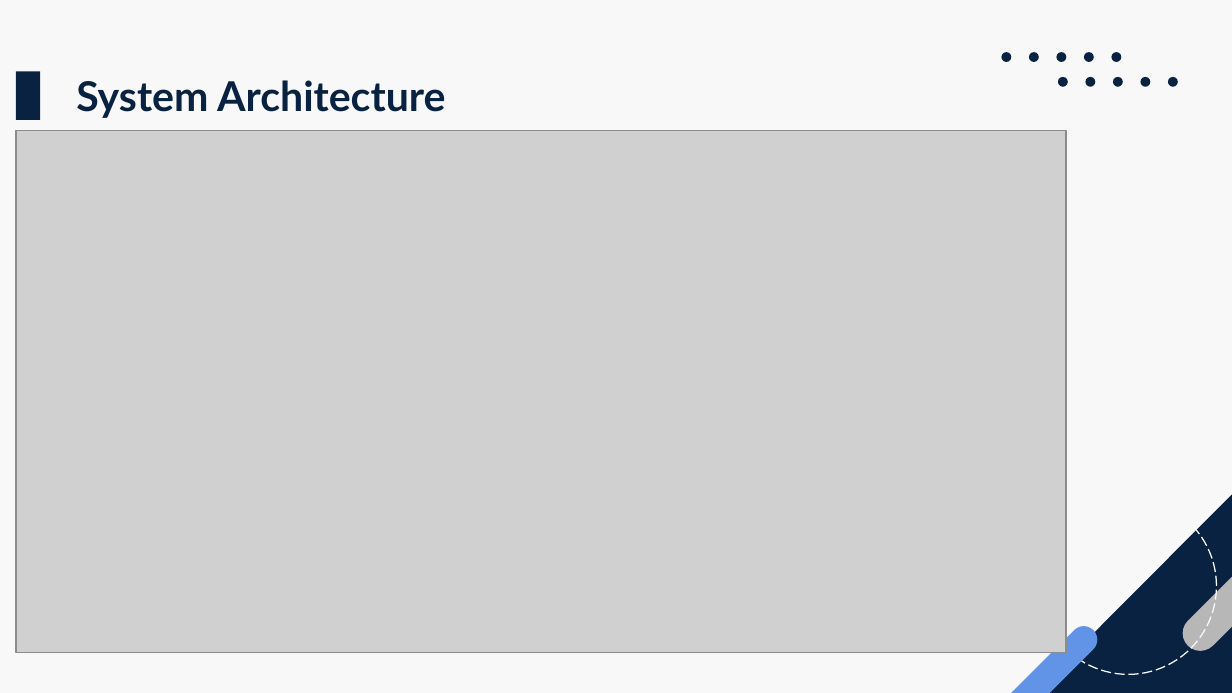
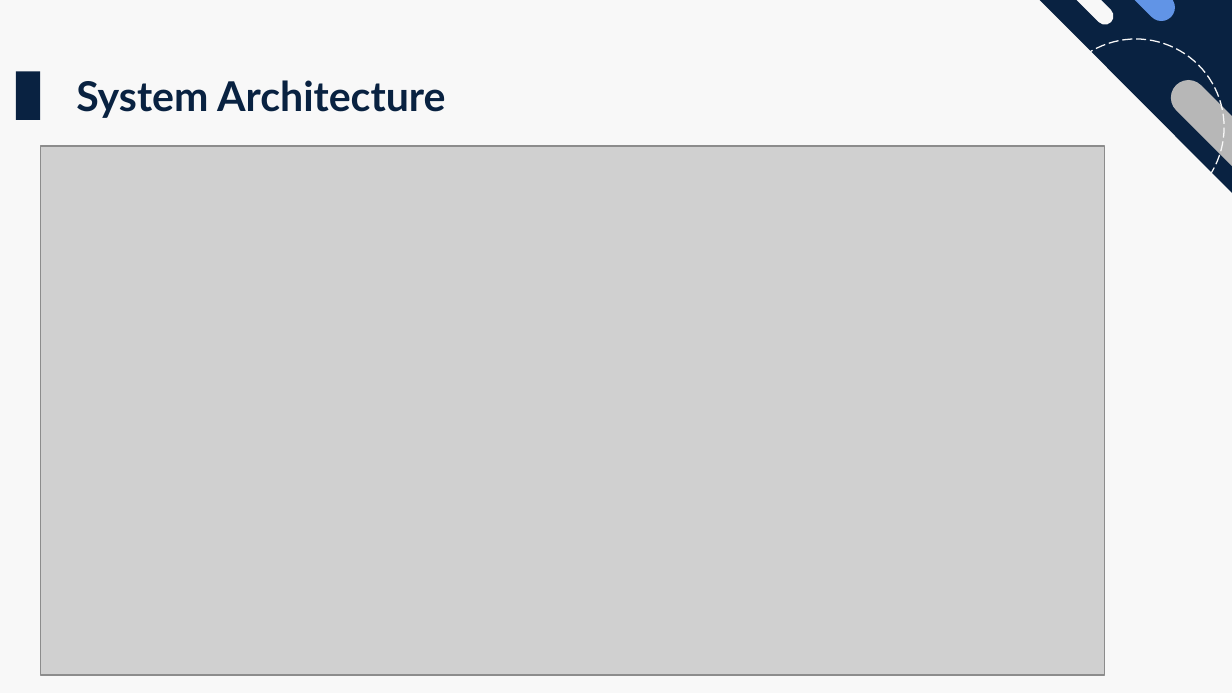
Before and after one commit to fede-palazz/smart-travel, a slide deck: slide 8 of thesis/presentation.pptx (slide 10 before the commit). Drawn at 1232x693 pixels with LibreOffice and Linux fonts; fonts in the diff are those of the drawing; grey boxes stand for pictures. Boxes give left, top, right and bottom in pixels: in the first picture for what was removed or moved away, otherwise in the second. Text is boxed around its words. In the diff, an @@ line names an element or a change of style, - is before the commit and + after.

```diff
--- a/thesis/presentation.pptx
+++ b/thesis/presentation.pptx
@@ right triangle at (1032, 0, 1232, 201): mirrored; rotation 90 to 270 degrees @@
@@ rounded rectangle added at (1032, 0, 1117, 28), fill #F8F8F8 @@
@@ rounded rectangle at (1057, 0, 1181, 26): mirrored; rotation 315 to 45 degrees @@
@@ ellipse: place and size @@
-ellipse at (1040, 498, 1216, 674)
+ellipse at (1047, 39, 1223, 216)
@@ ellipse at (1047, 39, 1223, 216): mirrored @@
@@ group removed at (1002, 52, 1178, 86): 10 ellipses @@
@@ rounded rectangle at (1163, 72, 1232, 207): mirrored; rotation 315 to 45 degrees @@
@@ picture: place and size @@
-picture at (16, 131, 1066, 653)
+picture at (41, 147, 1105, 675)
```
Also in this commit, not shown: 3 other slides changed, 6 slides added, 2 slides removed.
